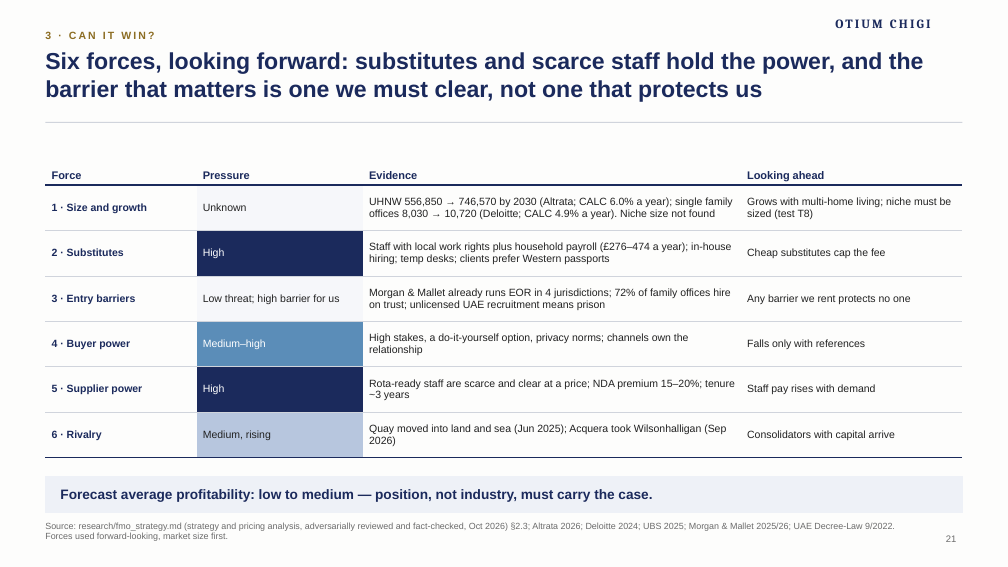
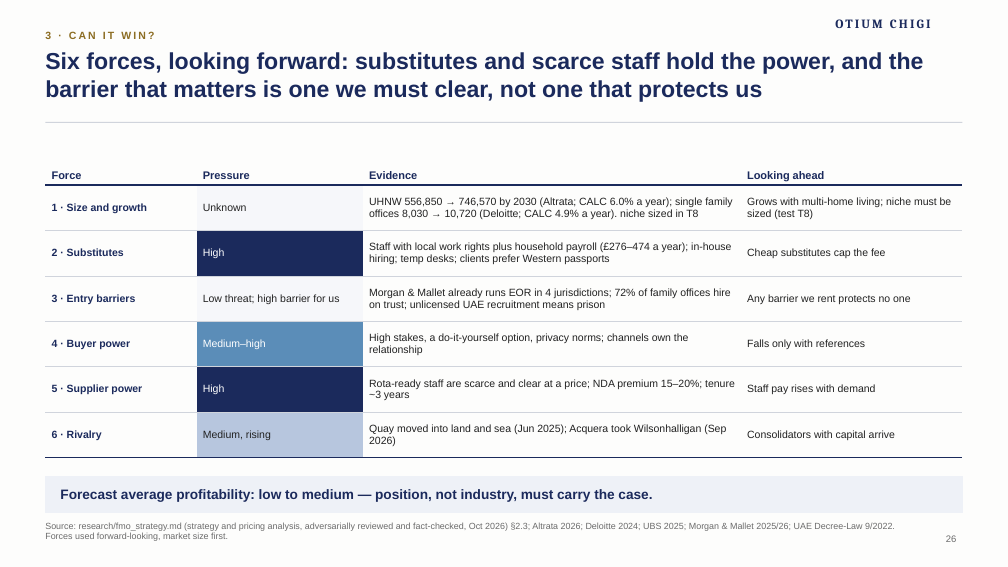
Before and after one commit to algarcalebe-web/legendary-bassoon, a slide deck: slide 26 of deck/Otium_Chigi_Journeys_Strategy_Deck.pptx (slide 21 before the commit). Drawn at 1008x567 pixels with LibreOffice and Linux fonts; fonts in the diff are those of the drawing; background and template pictures are left out. Boxes give left, top, right and bottom in pixels: in the first picture for what was removed or moved away, otherwise in the second. Text is boxed around its words. In the diff, an @@ line names an element or a change of style, - is before the commit and + after.

```diff
--- a/deck/Otium_Chigi_Journeys_Strategy_Deck.pptx
+++ b/deck/Otium_Chigi_Journeys_Strategy_Deck.pptx
@@ table at (45,140,963,450) @@
-row 2, column 3: UHNW 556,850 → 746,570 by 2030 (Altrata; CALC 6.0% a year); single family offices 8,030 → 10,720 (Deloitte; CALC 4.9% a year). Niche size not found
+row 2, column 3: UHNW 556,850 → 746,570 by 2030 (Altrata; CALC 6.0% a year); single family offices 8,030 → 10,720 (Deloitte; CALC 4.9% a year). niche sized in T8
@@ page number at (946,535,957,542): text changed @@
-21
+26
```
Also in this commit, not shown: 17 other slides changed, 7 slides added, 3 other files.
